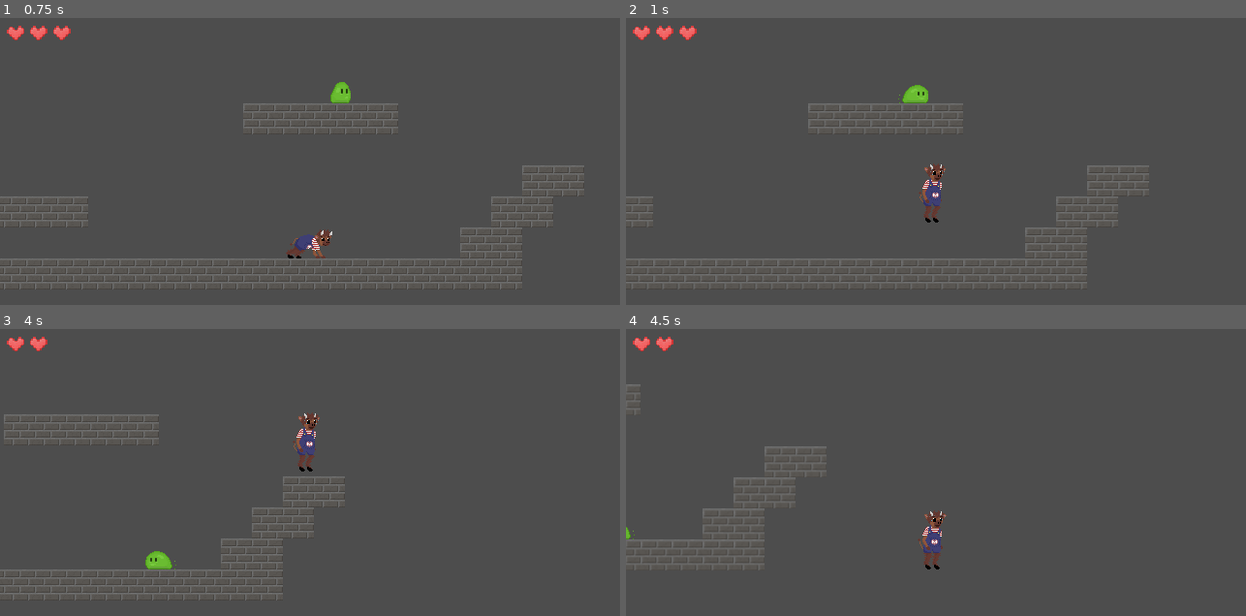
Above: before the commit, frames 1-4 (two rows, left to right).
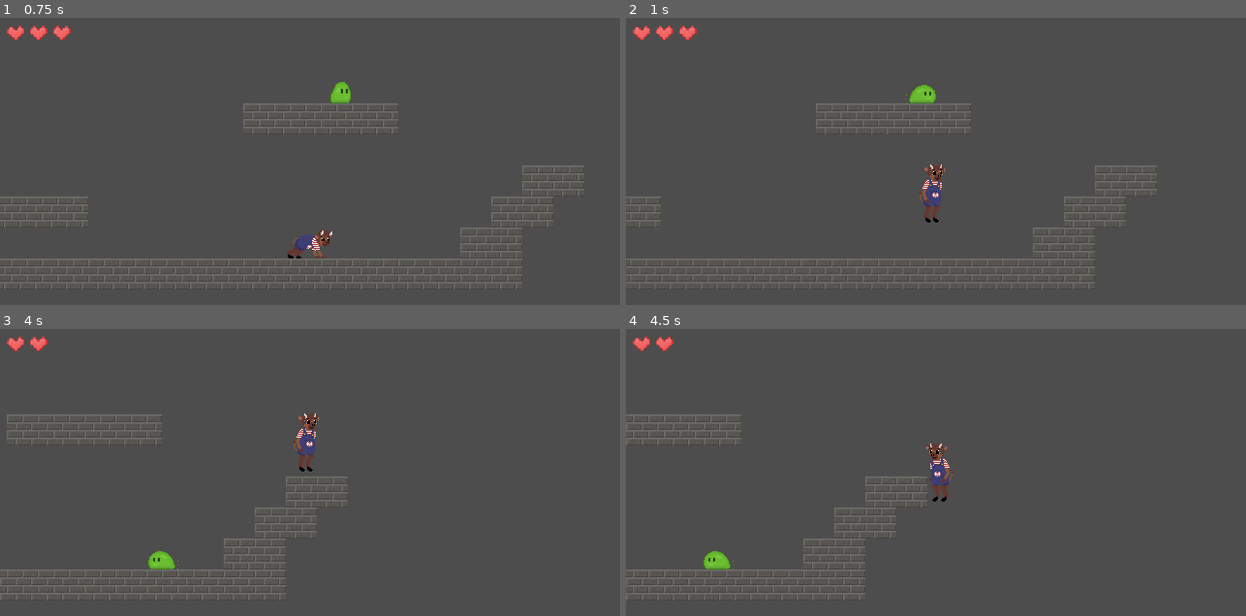
Above: after the commit, the same moments.

Repository: bhansconnect/head-smash
Game: Godot game, scene res://levels/main.tscn
Two runs of this game, one before a commit and one after it. Both use one fixed random seed, a clock stepped at 60 frames per second and the inputs below.
Inputs (mouse positions are in pixels of both pictures, inside the frame that each line leads up to):
- Up to frame 1 (0.75 s): tap Enter at 0.5 s; move the mouse to (446, 175) at 0.52 s; hold Right (right) from 0.53 s (still down); hold Down (crawl) from 0.53 s (still down); click (446, 175) at 0.67 s
- Up to frame 2 (1 s): keep holding Right (right); keep holding Down (crawl); tap Space (jump) at 0.77 s
- Up to frame 3 (4 s): move the mouse to (186, 521) at 1.27 s; release Down (crawl) at 1.28 s; tap Up (interact) at 1.35, 2.85 s; tap Space (jump) at 1.52, 3.02, 3.77 s; move the mouse to (372, 426) at 2.02 s; release Right (right) at 2.03 s; hold Left (left) 2.03-2.78 s; hold Down (crawl) 2.03-2.78 s; move the mouse to (279, 572) at 2.77 s; hold Right (right) from 2.78 s (still down); click (279, 572) at 2.92 s; move the mouse to (496, 555) at 3.52 s; hold Down (crawl) from 3.53 s (still down)
- Up to frame 4 (4.5 s): move the mouse to (750, 452) at 4.27 s; release Right (right) at 4.28 s; release Down (crawl) at 4.28 s; hold Left (left) from 4.28 s (still down); tap Up (interact) at 4.35 s

Frame 1 is identical in both runs. In frame 2, 0.9% of the frame differs, in the area x 0-86%, y 23-95%; in frame 3, 0.6%; in frame 4, 5.1%, in the area x 0-53%, y 19-95%.

Commit message:
update sprite and slow run speed

Diff:
--- a/player/player.gd
+++ b/player/player.gd
@@ -11,7 +11,7 @@
 @onready var _reset_timer := $ResetTimer
 
 @export var CRAWL_SPEED: float = 75.0
-@export var RUN_SPEED: float = 400.0
+@export var RUN_SPEED: float = 300.0
 @export var KNOCKBACK_SPEED: float = 500.0
 @export var KNOCKUP_MIN: float = 0.5
 @export var ACCELERATION: float = 1800.0
--- a/player/player.tscn
+++ b/player/player.tscn
@@ -137,7 +137,7 @@
 "times": PackedFloat32Array(0),
 "transitions": PackedFloat32Array(1),
 "update": 1,
-"values": [7]
+"values": [6]
 }
 tracks/6/type = "value"
 tracks/6/imported = false
@@ -249,7 +249,7 @@
 "times": PackedFloat32Array(0),
 "transitions": PackedFloat32Array(1),
 "update": 1,
-"values": [7]
+"values": [6]
 }
 tracks/6/type = "value"
 tracks/6/imported = false
@@ -285,11 +285,11 @@
 "times": PackedFloat32Array(0, 0.1, 0.2, 0.3, 0.4, 0.5, 0.6, 0.7),
 "transitions": PackedFloat32Array(1, 1, 1, 1, 1, 1, 1, 1),
 "update": 1,
-"values": [21, 22, 23, 5, 21, 24, 23, 5]
+"values": [16, 17, 18, 5, 16, 19, 18, 5]
 }
 
 [sub_resource type="Animation" id="Animation_c10ab"]
-length = 0.4
+length = 0.1
 tracks/0/type = "value"
 tracks/0/imported = false
 tracks/0/enabled = true
@@ -360,7 +360,7 @@
 "times": PackedFloat32Array(0),
 "transitions": PackedFloat32Array(1),
 "update": 1,
-"values": [7]
+"values": [6]
 }
 tracks/6/type = "value"
 tracks/6/imported = false
@@ -393,10 +393,10 @@
 tracks/8/interp = 1
 tracks/8/loop_wrap = false
 tracks/8/keys = {
-"times": PackedFloat32Array(0, 0.1, 0.2, 0.3),
-"transitions": PackedFloat32Array(1, 1, 1, 1),
-"update": 1,
-"values": [12, 13, 14, 15]
+"times": PackedFloat32Array(0, 0.05),
+"transitions": PackedFloat32Array(1, 1),
+"update": 1,
+"values": [12, 13]
 }
 
 [sub_resource type="Animation" id="Animation_v6cnv"]
@@ -423,7 +423,7 @@
 "times": PackedFloat32Array(0),
 "transitions": PackedFloat32Array(1),
 "update": 1,
-"values": [7]
+"values": [6]
 }
 tracks/2/type = "value"
 tracks/2/imported = false
@@ -535,7 +535,7 @@
 "times": PackedFloat32Array(0),
 "transitions": PackedFloat32Array(1),
 "update": 1,
-"values": [7]
+"values": [6]
 }
 tracks/6/type = "value"
 tracks/6/imported = false
@@ -571,7 +571,7 @@
 "times": PackedFloat32Array(0, 0.1),
 "transitions": PackedFloat32Array(1, 1),
 "update": 1,
-"values": [27, 28]
+"values": [22, 23]
 }
 
 [sub_resource type="Animation" id="Animation_yogv8"]
@@ -646,7 +646,7 @@
 "times": PackedFloat32Array(0),
 "transitions": PackedFloat32Array(1),
 "update": 1,
-"values": [7]
+"values": [6]
 }
 tracks/6/type = "value"
 tracks/6/imported = false
@@ -682,11 +682,11 @@
 "times": PackedFloat32Array(0, 0.1),
 "transitions": PackedFloat32Array(1, 1),
 "update": 1,
-"values": [17, 36]
+"values": [31, 32]
 }
 
 [sub_resource type="Animation" id="Animation_d7c53"]
-length = 0.6
+length = 0.1
 tracks/0/type = "value"
 tracks/0/imported = false
 tracks/0/enabled = true
@@ -757,7 +757,7 @@
 "times": PackedFloat32Array(0),
 "transitions": PackedFloat32Array(1),
 "update": 1,
-"values": [7]
+"values": [6]
 }
 tracks/6/type = "value"
 tracks/6/imported = false
@@ -790,10 +790,10 @@
 tracks/8/interp = 1
 tracks/8/loop_wrap = false
 tracks/8/keys = {
-"times": PackedFloat32Array(0, 0.1, 0.2, 0.3, 0.4, 0.5),
-"transitions": PackedFloat32Array(1, 1, 1, 1, 1, 1),
-"update": 1,
-"values": [16, 17, 18, 9, 19, 20]
+"times": PackedFloat32Array(0, 0.05),
+"transitions": PackedFloat32Array(1, 1),
+"update": 1,
+"values": [14, 15]
 }
 
 [sub_resource type="Animation" id="Animation_x02k1"]
@@ -869,7 +869,7 @@
 "times": PackedFloat32Array(0),
 "transitions": PackedFloat32Array(1),
 "update": 1,
-"values": [7]
+"values": [6]
 }
 tracks/6/type = "value"
 tracks/6/imported = false
@@ -981,7 +981,7 @@
 "times": PackedFloat32Array(0),
 "transitions": PackedFloat32Array(1),
 "update": 1,
-"values": [7]
+"values": [6]
 }
 tracks/6/type = "value"
 tracks/6/imported = false
@@ -1017,7 +1017,7 @@
 "times": PackedFloat32Array(0, 0.1, 0.2, 0.3, 0.4, 0.5, 0.6, 0.7),
 "transitions": PackedFloat32Array(1, 1, 1, 1, 1, 1, 1, 1),
 "update": 1,
-"values": [29, 30, 31, 32, 29, 30, 33, 32]
+"values": [24, 25, 26, 27, 24, 25, 28, 27]
 }
 
 [sub_resource type="Animation" id="Animation_4rlur"]
@@ -1092,7 +1092,7 @@
 "times": PackedFloat32Array(0),
 "transitions": PackedFloat32Array(1),
 "update": 1,
-"values": [7]
+"values": [6]
 }
 tracks/6/type = "value"
 tracks/6/imported = false
@@ -1128,7 +1128,7 @@
 "times": PackedFloat32Array(0, 0.1),
 "transitions": PackedFloat32Array(1, 1),
 "update": 1,
-"values": [34, 35]
+"values": [29, 30]
 }
 
 [sub_resource type="Animation" id="Animation_bjsds"]
@@ -1204,7 +1204,7 @@
 "times": PackedFloat32Array(0),
 "transitions": PackedFloat32Array(1),
 "update": 1,
-"values": [7]
+"values": [6]
 }
 tracks/6/type = "value"
 tracks/6/imported = false
@@ -1240,7 +1240,7 @@
 "times": PackedFloat32Array(0, 0.1),
 "transitions": PackedFloat32Array(1, 1),
 "update": 1,
-"values": [25, 26]
+"values": [20, 21]
 }
 
 [sub_resource type="AnimationLibrary" id="AnimationLibrary_1kvbk"]
@@ -1270,9 +1270,9 @@
 [node name="Sprite2D" type="Sprite2D" parent="."]
 texture_filter = 1
 texture = ExtResource("2_3havw")
-hframes = 7
+hframes = 6
 vframes = 6
-frame = 5
+frame = 12
 metadata/_aseprite_wizard_config_ = {
 "layer": "",
 "o_ex_p": "",
Binary file changed: art/generated/player.png
Binary file changed: art/player.aseprite
Not shown: 5 places in hud/heart.tscn that only renumber resources
